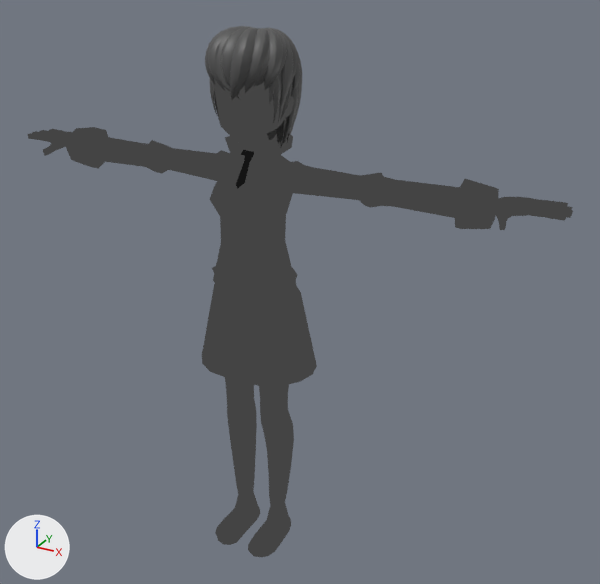
What one commit did to the Blender file external/miko model3.blend.
Camera for both pictures: a 50 mm camera at (11.02, -17.38, 4.82) aimed at (0.94, 0.95, -4.34). Arrows for +X, +Y and +Z are at lower left; the lights stay in place.

The scene before the commit, as lines of its bpy script (objects in view):
```python
ob_clothing = bpy.data.objects.new('clothing', me_circle_002)
ob_clothing.location = (0.0, 0.0, 0.0)
ob_facial_features = bpy.data.objects.new('facial_features', me_plane)
ob_facial_features.location = (0.0, 0.0, 0.0)
ob_hair = bpy.data.objects.new('hair', me_mesh)
ob_hair.location = (0.0, -2.32, 0.0)
ob_skin_like = bpy.data.objects.new('skin_like', me_cube_004)
ob_skin_like.location = (0.0, 0.0, 0.0)
```
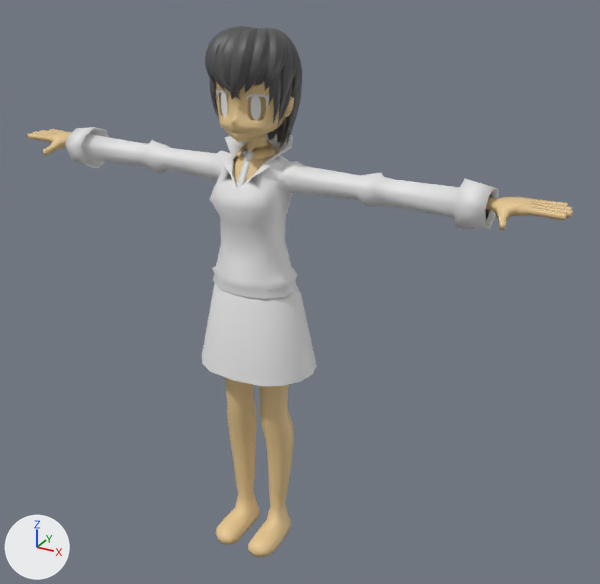
Boxes [x1, y1, x2, y2] around the edits, measured in the pictures (600 x 584 px):
'clothing', surface changed, recoloured (black to grey): [65, 127, 499, 386] in both
'skin_like', surface changed (black to beige): [27, 79, 573, 557] in both
'hair', surface changed: [212, 78, 297, 148] in both
'facial_features', surface changed, recoloured (black to grey): [215, 89, 269, 121] in both

The change, as a list of edits to the scene's bpy script:
```text
Change mat_general:
    where n0 = _N.new('ShaderNodeOutputMaterial'); n0.name = 'Material Output'
    remove n1 = _N.new('ShaderNodeTexImage'); n1.name = 'Image Texture'
    remove n1.image = img_texture
    remove _L.new(n1.outputs[0], n0.inputs[0])  # 'Color' to 'Surface'
    add n2 = _N.new('ShaderNodeBsdfPrincipled'); n2.name = 'Principled BSDF'
    add n2.inputs[0].default_value = (0.8, 0.577, 0.283, 1.0)  # 'Base Color', beige #e7c891
    add _L.new(n2.outputs[0], n0.inputs[0])  # 'BSDF' to 'Surface'
Change mat_hair:
    where n0 = _N.new('ShaderNodeOutputMaterial'); n0.name = 'Material Output'
    remove n1 = _N.new('ShaderNodeTexImage'); n1.name = 'Image Texture'
    remove n1.image = img_hair_tex
    remove _L.new(n1.outputs[0], n0.inputs[0])  # 'Color' to 'Surface'
    add n2 = _N.new('ShaderNodeBsdfPrincipled'); n2.name = 'Principled BSDF'
    add n2.inputs[0].default_value = (0.0849, 0.0849, 0.0849, 1.0)  # 'Base Color', dark grey #525252
    add _L.new(n2.outputs[0], n0.inputs[0])  # 'BSDF' to 'Surface'
Add mat_cloth:
    mat_cloth = principled_material('cloth')
    mat_cloth.base_color = (0.8, 0.8, 0.8)  # white #e7e7e7
Add mat_facial:
    mat_facial = principled_material('facial')
    mat_facial.base_color = (0.8, 0.8, 0.8)  # white #e7e7e7
Change me_plane:
    where me_plane.from_pydata(...)  # 166 vertices, 104 faces; spans x -0.8..0.8, y -0.46..-0.23, z 0.54..1.21
    remove me_plane.materials.append(mat_general)
    add me_plane.materials.append(mat_facial)  # white #e7e7e7
Change me_circle_002:
    where me_circle_002.from_pydata(...)  # 593 vertices, 586 faces; spans x -6.15..6.15, y -1.05..1.53, z -6.38..-0.05
    used by ob_clothing; location = (0.0, 0.0, 0.0)
    remove me_circle_002.materials.append(mat_general)
    me_circle_002 part 1: texture (UV) coordinates of 586 of 586 faces, centred in x -6.13..6.13, y -0.97..1.45, z -6.21..-0.07, changed; they spanned u 0.01..0.99, v 0.02..0.77 and now span u 0.0..0.97, v 0.0..1.0
    add me_circle_002.materials.append(mat_cloth)  # white #e7e7e7
```
